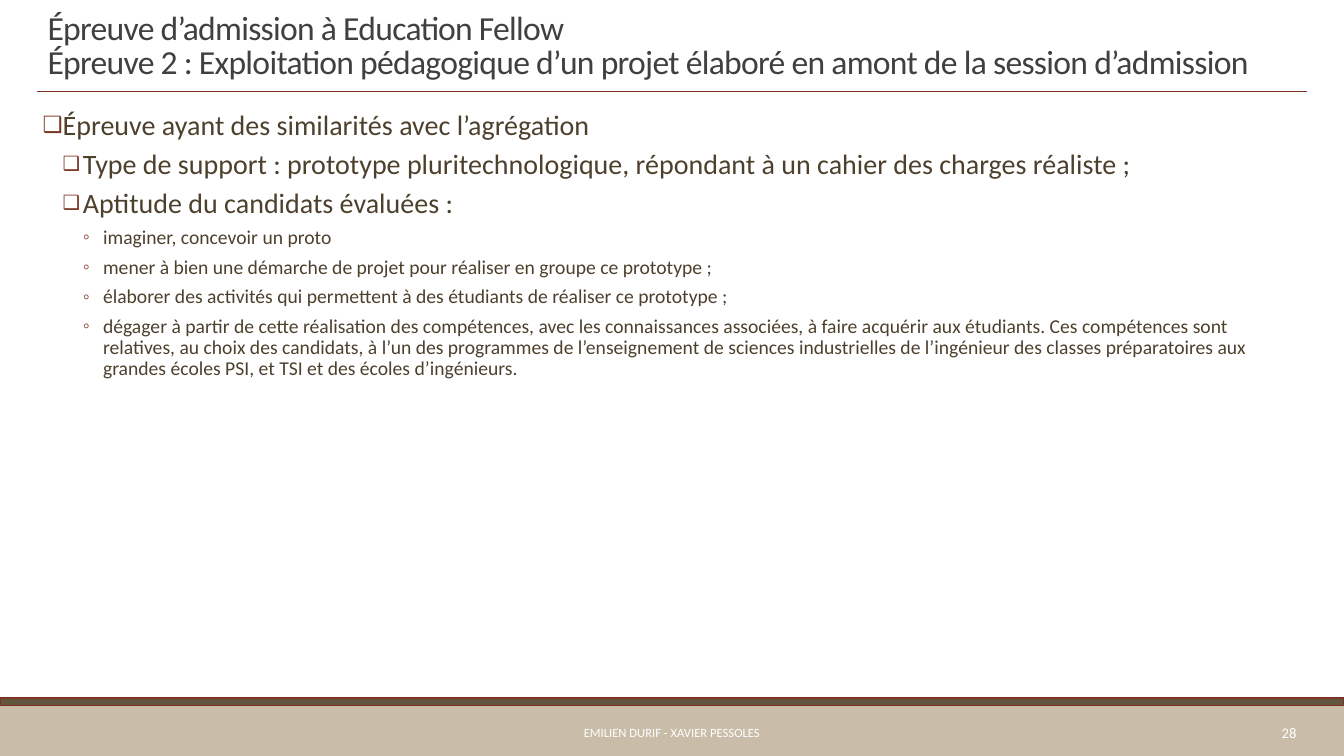
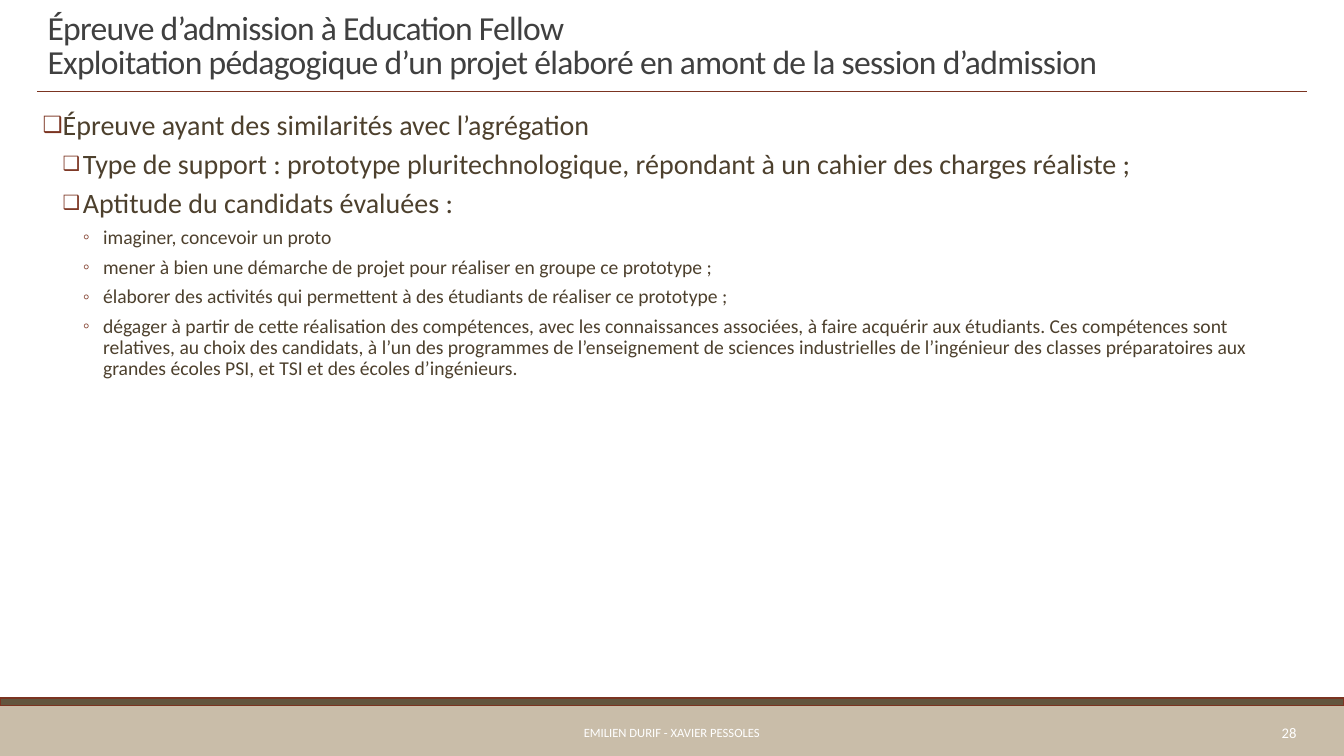
Before and after one commit to xpessoles/Preparation_Agregation, a slide deck: slide 28 of Cours/01_PresentationEpreuves.pptx. Drawn at 1344x756 pixels with LibreOffice and Linux fonts; fonts in the diff are those of the drawing. Boxes give left, top, right and bottom in pixels: in the first picture for what was removed or moved away, otherwise in the second. Text is boxed around its words. In the diff, an @@ line names an element or a change of style, - is before the commit and + after.

```diff
--- a/Cours/01_PresentationEpreuves.pptx
+++ b/Cours/01_PresentationEpreuves.pptx
@@ title at (48, 13, 1097, 80): text changed @@
-Épreuve d’admission à Education Fellow
-Épreuve 2 : Exploitation pédagogique d’un projet élaboré en amont de la session d’admission
+Épreuve d’admission à Education Fellow
+Exploitation pédagogique d’un projet élaboré en amont de la session d’admission
```
Also in this commit, not shown: 3 other slides changed.
